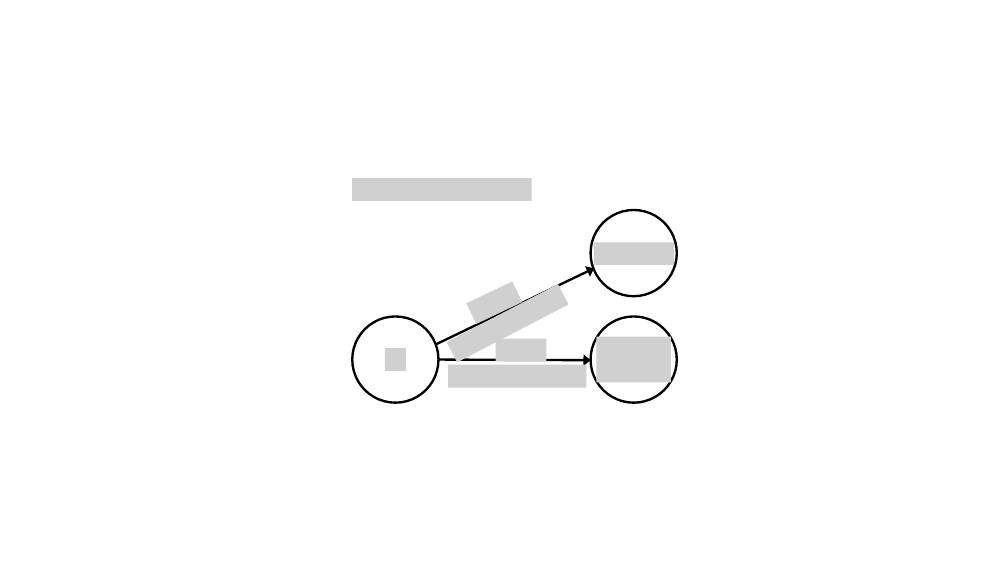
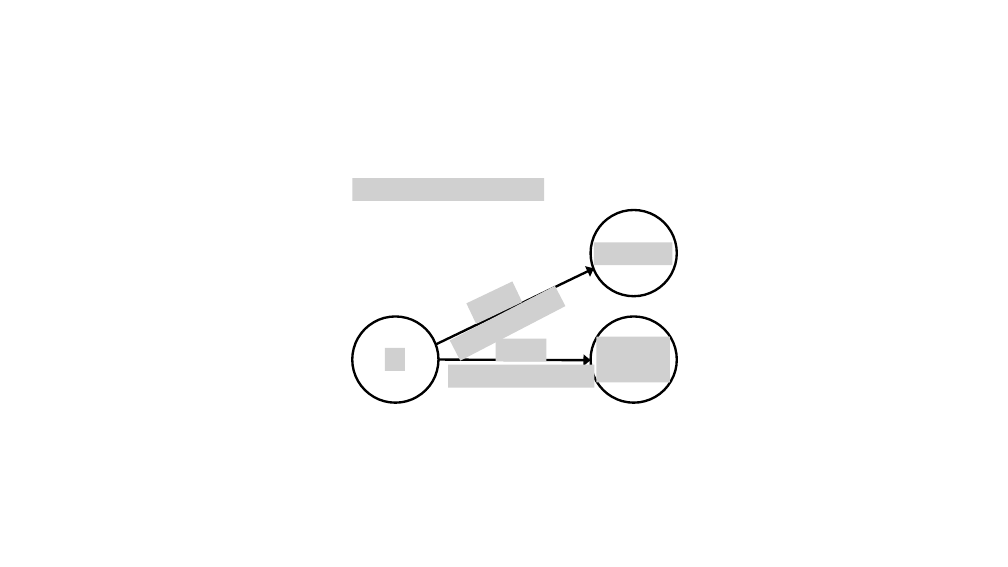
Before and after one commit to PeiyuanZhangNY/A-normative-account-of-procrastination, a slide deck: slide 1 of preprint figure/model_framework.pptx. Drawn at 1008x567 pixels with LibreOffice and Linux fonts; fonts in the diff are those of the drawing; grey boxes stand for pictures. Boxes give left, top, right and bottom in pixels: in the first picture for what was removed or moved away, otherwise in the second. Text is boxed around its words. In the diff, an @@ line names an element or a change of style, - is before the commit and + after.

```diff
--- a/preprint figure/model_framework.pptx
+++ b/preprint figure/model_framework.pptx
@@ picture resized from (x1=352, y1=178, x2=532, y2=201) to (x1=352, y1=178, x2=544, y2=201) @@
@@ picture resized from (x1=446, y1=284, x2=568, y2=362) to (x1=450, y1=285, x2=566, y2=360) @@
@@ picture resized from (x1=448, y1=364, x2=587, y2=387) to (x1=448, y1=364, x2=594, y2=387) @@
```
